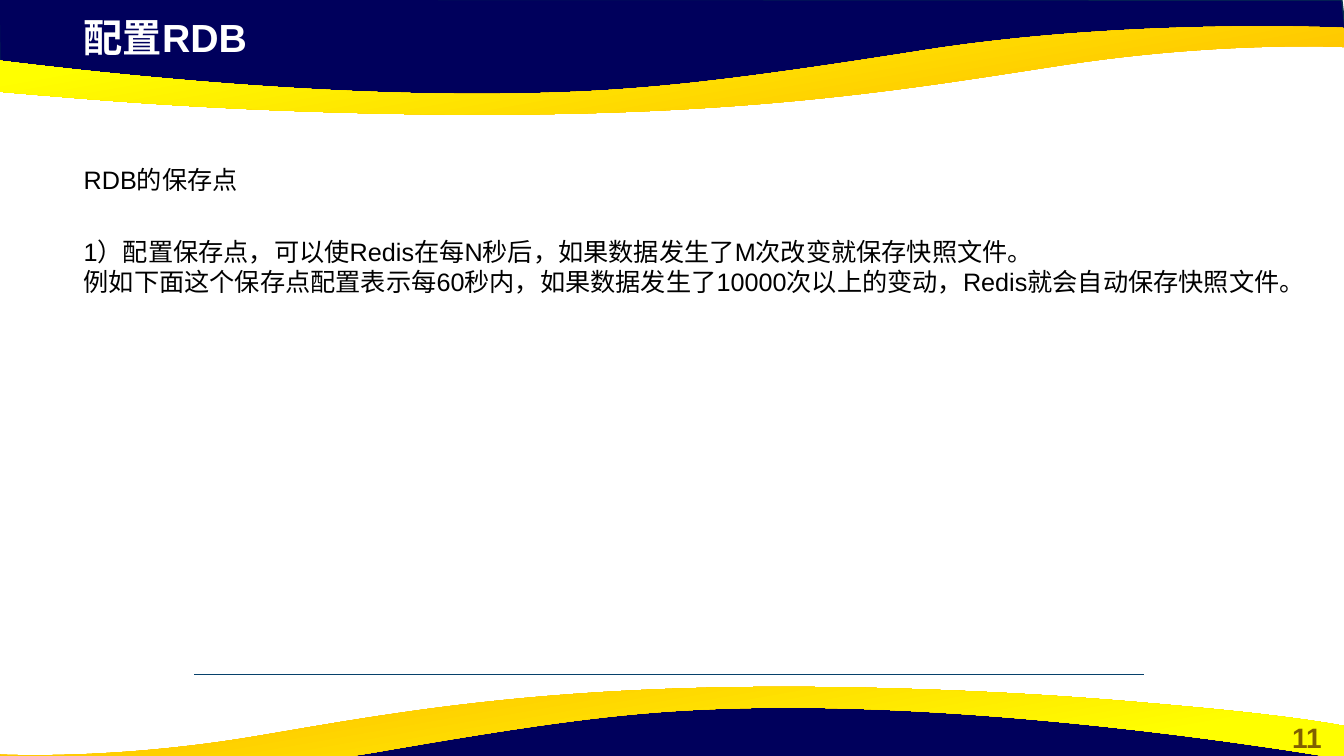
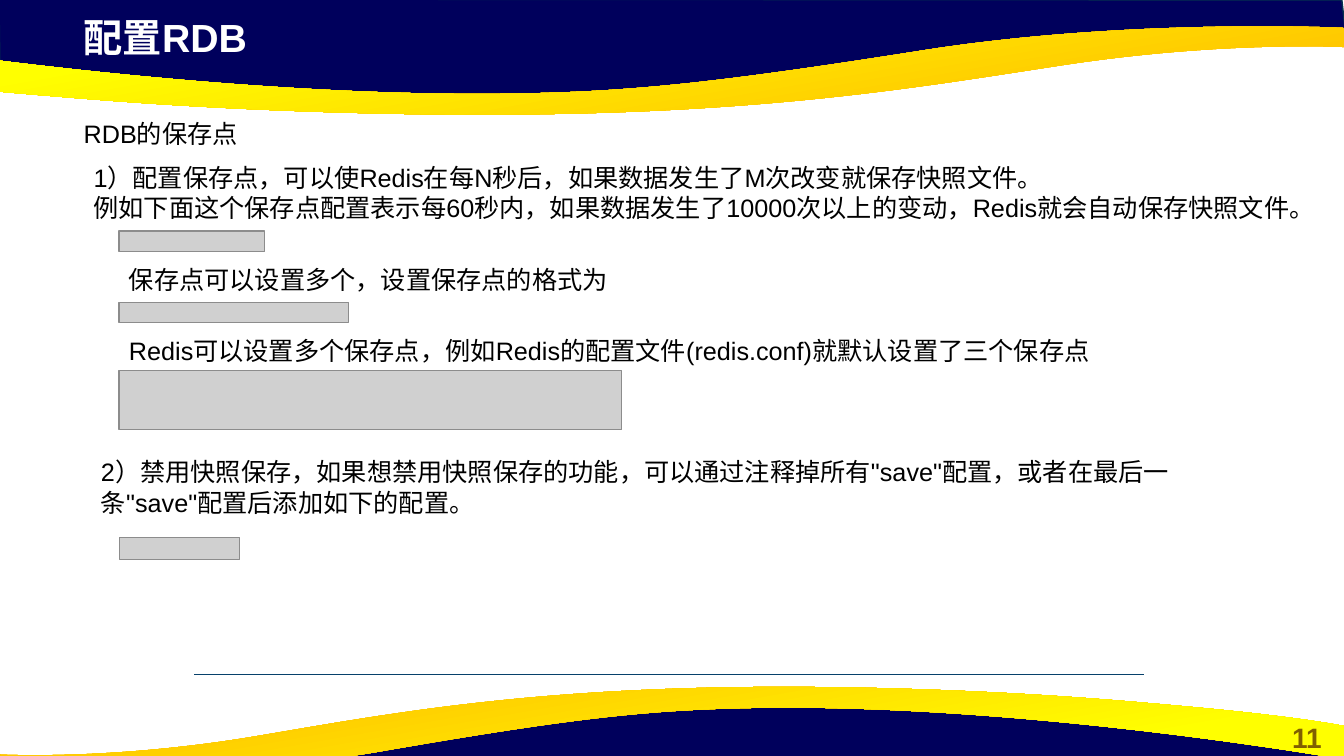
Before and after one commit to cxinping/Redis, a slide deck: slide 11 of ppt/第5章 Redis缓存持久化.pptx. Drawn at 1344x756 pixels with LibreOffice and Linux fonts; fonts in the diff are those of the drawing; grey boxes stand for pictures; background and template pictures are left out. Boxes give left, top, right and bottom in pixels: in the first picture for what was removed or moved away, otherwise in the second. Text is boxed around its words. In the diff, an @@ line names an element or a change of style, - is before the commit and + after.

```diff
--- a/ppt/第5章 Redis缓存持久化.pptx
+++ b/ppt/第5章 Redis缓存持久化.pptx
@@ text "RDB的保存点": place and size @@
-text "RDB的保存点" at bbox=[84, 169, 238, 191]
+text "RDB的保存点" at bbox=[84, 122, 238, 145]
@@ text "1）配置保存点，可以使Redis在每N秒后，如果数据发生了M次改变就保存快照文件。": place and size @@
-text "1）配置保存点，可以使Redis在每N秒后，如果数据发生了M次改变就保存快照文件。" at bbox=[84, 240, 1305, 294]
+text "1）配置保存点，可以使Redis在每N秒后，如果数据发生了M次改变就保存快照文件。" at bbox=[94, 167, 1315, 220]
@@ picture added at bbox=[119, 231, 265, 252] @@
@@ text added at bbox=[129, 267, 608, 292], 18 pt, text #000000 @@
+保存点可以设置多个，设置保存点的格式为
@@ picture added at bbox=[119, 302, 349, 323] @@
@@ text added at bbox=[129, 340, 1089, 366], 18 pt, text #000000 @@
+Redis可以设置多个保存点，例如Redis的配置文件(redis.conf)就默认设置了三个保存点
@@ picture added at bbox=[119, 371, 622, 430] @@
@@ text added at bbox=[101, 461, 1169, 514], 18 pt, text #000000 @@
+2）禁用快照保存，如果想禁用快照保存的功能，可以通过注释掉所有"save"配置，或者在最后一条"save"配置后添加如下的配置。
@@ picture added at bbox=[119, 537, 240, 560] @@
```
Also in this commit, not shown: 1 other slide changed, 10 slides added, 6 slides removed, 1 other file.
